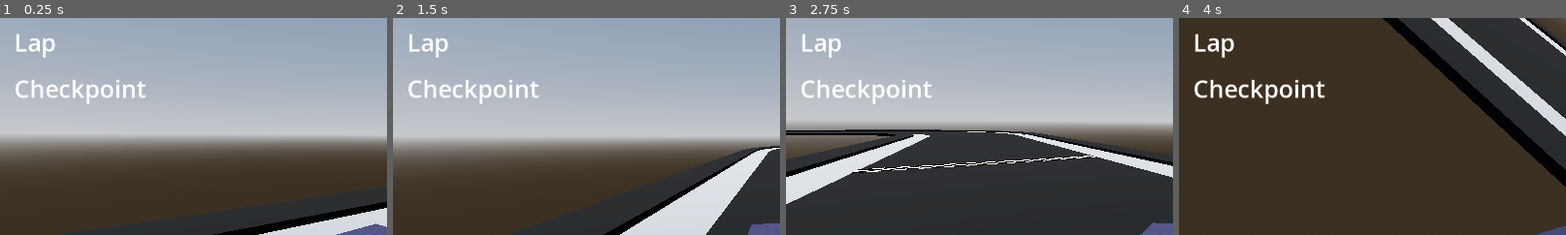
Above: before the commit, frames 1-4 (left to right).
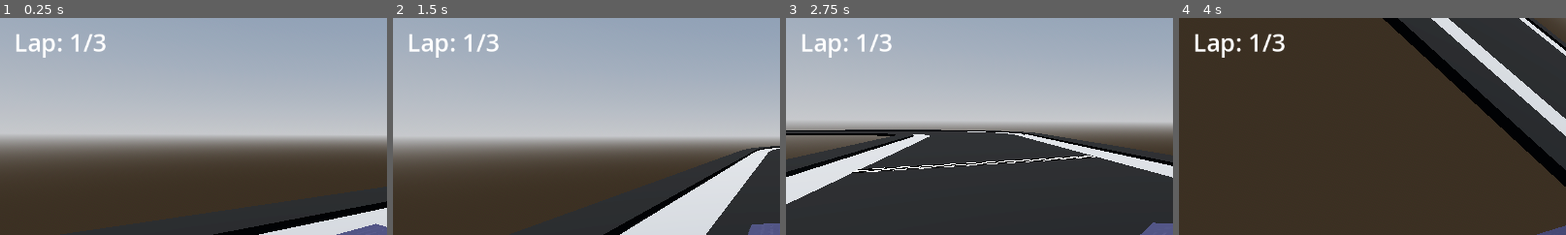
Above: after the commit, the same moments.

Repository: bstephe9/Racing-Game
Game: Godot game, scene res://main/main.tscn
The game is run twice, just before and just after one commit, with the same random seed, the same clock (stepped at 60 frames per second) and the same inputs.
Inputs:
- Up to frame 1 (0.25 s): no input
- Up to frame 2 (1.5 s): hold Shift (look_behind) 0.53-1.28 s; hold Up (move_forward) from 0.53 s (still down); tap Tab (mouse_capture) at 1.35 s
- Up to frame 3 (2.75 s): release Up (move_forward) at 2.03 s; hold Right (turn_right) from 2.03 s (still down); hold Shift (look_behind) from 2.03 s (still down)
- Up to frame 4 (4 s): release Right (turn_right) at 2.78 s; release Shift (look_behind) at 2.78 s; hold Up (move_forward) from 2.78 s (still down); tap Tab (mouse_capture) at 2.85 s; hold Shift (look_behind) from 3.53 s (still down)
The pictures show only the part of the screen within x 0-50%, y 0-50%; the shares and areas given below are measured in that part.

The runs differ from the first frame. In frame 1, 1.4% of the frame differs, in the area x 4-38%, y 7-40%; in frame 2, 1.4%; in frame 3, 1.4%; in frame 4, 1.7%.

Commit message:
fix: Fix UI lap update

Diff:
--- /dev/null
+++ b/level/hud/hud.gd
@@ -0,0 +1,7 @@
+extends CanvasLayer
+
+func _ready() -> void:
+	$Lap.text = "Lap: 1/%d" % [GameManager.current_level.MAX_LAPS]
+
+func _on_player_lap_complete(current_lap: int) -> void:
+	$Lap.text = "Lap: %d/%d" % [current_lap, GameManager.current_level.MAX_LAPS]
--- a/level/level.gd
+++ b/level/level.gd
@@ -12,7 +12,3 @@
 		$Vehicle.position,
 		$Vehicle.rotation
 	]
-
-func update_hud() -> void:
-	#$HUD/Lap.text = "Lap: %d/%d" % [current_lap, MAX_LAPS]
-	pass
--- a/level/level.tscn
+++ b/level/level.tscn
@@ -1,9 +1,10 @@
-[gd_scene load_steps=12 format=3 uid="uid://db0wbmpcucqse"]
+[gd_scene load_steps=13 format=3 uid="uid://db0wbmpcucqse"]
 
 [ext_resource type="Script" path="res://level/level.gd" id="1_pux20"]
 [ext_resource type="MeshLibrary" uid="uid://d03kwvsiwc4gp" path="res://level/tiles/tiles.tres" id="2_wcj6g"]
 [ext_resource type="PackedScene" uid="uid://bj64dkf85bq75" path="res://vehicle/vehicle.tscn" id="3_8kl83"]
 [ext_resource type="Texture2D" uid="uid://7o036tqqo76t" path="res://level/start_line/start_line.png" id="3_v52dk"]
+[ext_resource type="Script" path="res://level/hud/hud.gd" id="5_x62ka"]
 
 [sub_resource type="ProceduralSkyMaterial" id="ProceduralSkyMaterial_ht18e"]
 sky_horizon_color = Color(0.64625, 0.65575, 0.67075, 1)
@@ -91,6 +92,7 @@
 transform = Transform3D(-1, 0, -8.74228e-08, 0, 1, 0, 8.74228e-08, 0, -1, -5.83248, 4, -52.6043)
 
 [node name="HUD" type="CanvasLayer" parent="."]
+script = ExtResource("5_x62ka")
 
 [node name="Lap" type="Label" parent="HUD"]
 offset_left = 21.0
@@ -99,7 +101,7 @@
 offset_bottom = 61.0
 size_flags_horizontal = 0
 size_flags_vertical = 0
-text = "Lap"
+text = "[insert lap]"
 label_settings = SubResource("LabelSettings_8s4t4")
 
 [node name="Debug" type="Node" parent="."]
@@ -112,6 +114,7 @@
 label_settings = SubResource("LabelSettings_k01e7")
 
 [node name="L_checkpoint" type="Label" parent="Debug"]
+visible = false
 offset_left = 21.0
 offset_top = 80.0
 offset_right = 218.0
@@ -120,3 +123,5 @@
 size_flags_vertical = 0
 text = "Checkpoint"
 label_settings = SubResource("LabelSettings_k01e7")
+
+[connection signal="lap_complete" from="Player" to="HUD" method="_on_player_lap_complete"]
--- a/vehicle/player/player.gd
+++ b/vehicle/player/player.gd
@@ -1,7 +1,6 @@
 extends Vehicle
 
 func _ready() -> void:
-	super()
 	max_steer = 0.8
 	engine_power = 500
 	max_speed = 50
@@ -14,3 +13,7 @@
 		delta * 5.0
 	)
 	engine_force = Input.get_axis("move_backward", "move_forward") * engine_power
+
+func new_lap() -> void:
+	super()
+	lap_complete.emit(current_lap)
--- a/vehicle/vehicle.gd
+++ b/vehicle/vehicle.gd
@@ -1,5 +1,7 @@
 class_name Vehicle
 extends VehicleBody3D
+
+signal lap_complete
 
 const PITCH_MIN: float = 1.0
 const PITCH_MAX: float = 1.4
@@ -15,7 +17,7 @@
 @export var engine_power = 500
 @export var max_speed = 50
 
-func _ready() -> void:
+func _enter_tree() -> void:
 	current_level = GameManager.current_level
 
 func _physics_process(delta: float) -> void:
